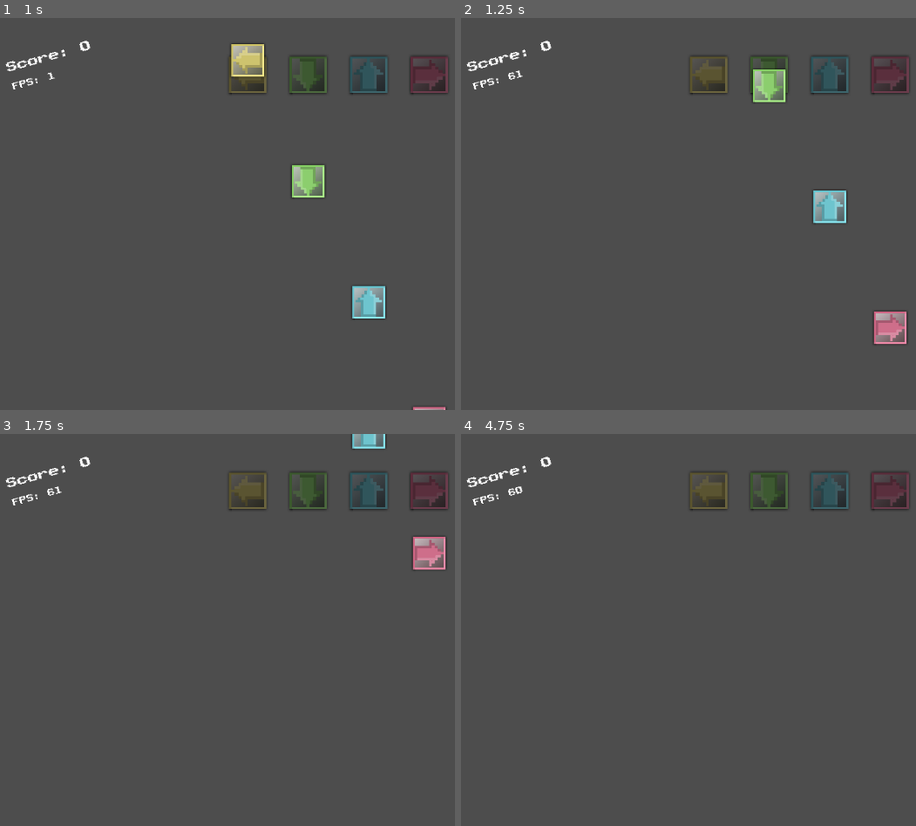
Above: before the commit, frames 1-4 (two rows, left to right).
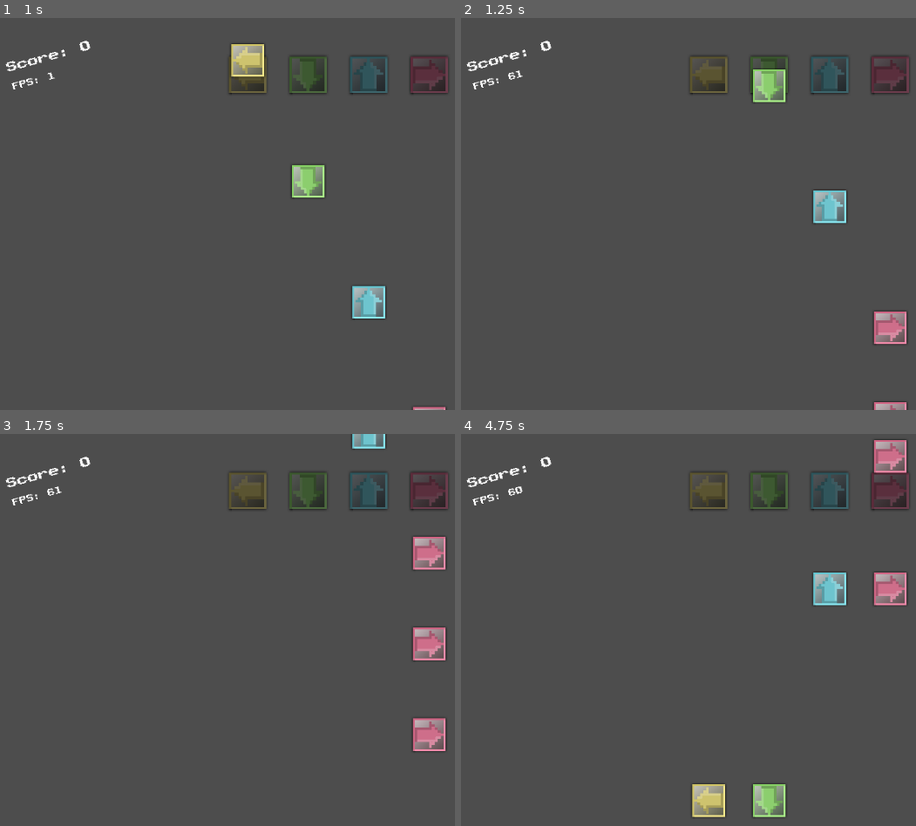
Above: after the commit, the same moments.

Repository: LudumSJB/The-Limited
Game: Godot game, scene res://scenes/RhythmMinigame.tscn
Two runs of this game, one before a commit and one after it. Both use one fixed random seed, a clock stepped at 60 frames per second and the inputs below. This scene is started directly instead of the project's main scene.
Inputs:
- Up to frame 1 (1 s): tap Enter (ui_accept) at 0.5, 0.77 s; hold D (right) from 0.53 s (still down); tap Space (action_button) at 0.6 s
- Up to frame 2 (1.25 s): keep holding D (right)
- Up to frame 3 (1.75 s): keep holding D (right); tap N (next_level) at 1.35 s; tap Enter (ui_accept) at 1.52 s
- Up to frame 4 (4.75 s): release D (right) at 2.03 s; hold A (left) 2.03-2.78 s; tap Space (action_button) at 2.1, 3.6 s; hold D (right) 2.78-4.28 s; tap N (next_level) at 2.85, 4.35 s; tap Enter (ui_accept) at 3.02, 3.77, 4.52 s; hold A (left) from 4.28 s (still down)

Frame 1 is identical in both runs. In frame 2, 0.2% of the frame differs, in the area x 90-98%, y 97-100%; in frame 3, 1.2%; in frame 4, 3.2%, in the area x 50-98%, y 1-98%.

Commit message:
rythmgame input mappings

Diff:
--- a/project.godot
+++ b/project.godot
@@ -60,26 +60,35 @@
 rhythmgame_left={
 "deadzone": 0.5,
 "events": [Object(InputEventKey,"resource_local_to_scene":false,"resource_name":"","device":-1,"window_id":0,"alt_pressed":false,"shift_pressed":false,"ctrl_pressed":false,"meta_pressed":false,"pressed":false,"keycode":0,"physical_keycode":68,"key_label":0,"unicode":100,"echo":false,"script":null)
+, Object(InputEventKey,"resource_local_to_scene":false,"resource_name":"","device":-1,"window_id":0,"alt_pressed":false,"shift_pressed":false,"ctrl_pressed":false,"meta_pressed":false,"pressed":false,"keycode":0,"physical_keycode":4194319,"key_label":0,"unicode":0,"echo":false,"script":null)
+, Object(InputEventKey,"resource_local_to_scene":false,"resource_name":"","device":-1,"window_id":0,"alt_pressed":false,"shift_pressed":false,"ctrl_pressed":false,"meta_pressed":false,"pressed":false,"keycode":0,"physical_keycode":4194442,"key_label":0,"unicode":52,"echo":false,"script":null)
 ]
 }
 rhythmgame_right={
 "deadzone": 0.5,
 "events": [Object(InputEventKey,"resource_local_to_scene":false,"resource_name":"","device":-1,"window_id":0,"alt_pressed":false,"shift_pressed":false,"ctrl_pressed":false,"meta_pressed":false,"pressed":false,"keycode":0,"physical_keycode":75,"key_label":0,"unicode":107,"echo":false,"script":null)
+, Object(InputEventKey,"resource_local_to_scene":false,"resource_name":"","device":-1,"window_id":0,"alt_pressed":false,"shift_pressed":false,"ctrl_pressed":false,"meta_pressed":false,"pressed":false,"keycode":0,"physical_keycode":4194321,"key_label":0,"unicode":0,"echo":false,"script":null)
+, Object(InputEventKey,"resource_local_to_scene":false,"resource_name":"","device":-1,"window_id":0,"alt_pressed":false,"shift_pressed":false,"ctrl_pressed":false,"meta_pressed":false,"pressed":false,"keycode":0,"physical_keycode":4194444,"key_label":0,"unicode":54,"echo":false,"script":null)
 ]
 }
 rhythmgame_down={
 "deadzone": 0.5,
 "events": [Object(InputEventKey,"resource_local_to_scene":false,"resource_name":"","device":-1,"window_id":0,"alt_pressed":false,"shift_pressed":false,"ctrl_pressed":false,"meta_pressed":false,"pressed":false,"keycode":0,"physical_keycode":70,"key_label":0,"unicode":102,"echo":false,"script":null)
+, Object(InputEventKey,"resource_local_to_scene":false,"resource_name":"","device":-1,"window_id":0,"alt_pressed":false,"shift_pressed":false,"ctrl_pressed":false,"meta_pressed":false,"pressed":false,"keycode":0,"physical_keycode":4194322,"key_label":0,"unicode":0,"echo":false,"script":null)
+, Object(InputEventKey,"resource_local_to_scene":false,"resource_name":"","device":-1,"window_id":0,"alt_pressed":false,"shift_pressed":false,"ctrl_pressed":false,"meta_pressed":false,"pressed":false,"keycode":0,"physical_keycode":4194440,"key_label":0,"unicode":50,"echo":false,"script":null)
 ]
 }
 rhythmgame_up={
 "deadzone": 0.5,
 "events": [Object(InputEventKey,"resource_local_to_scene":false,"resource_name":"","device":-1,"window_id":0,"alt_pressed":false,"shift_pressed":false,"ctrl_pressed":false,"meta_pressed":false,"pressed":false,"keycode":0,"physical_keycode":74,"key_label":0,"unicode":106,"echo":false,"script":null)
+, Object(InputEventKey,"resource_local_to_scene":false,"resource_name":"","device":-1,"window_id":0,"alt_pressed":false,"shift_pressed":false,"ctrl_pressed":false,"meta_pressed":false,"pressed":false,"keycode":0,"physical_keycode":4194320,"key_label":0,"unicode":0,"echo":false,"script":null)
+, Object(InputEventKey,"resource_local_to_scene":false,"resource_name":"","device":-1,"window_id":0,"alt_pressed":false,"shift_pressed":false,"ctrl_pressed":false,"meta_pressed":false,"pressed":false,"keycode":0,"physical_keycode":4194446,"key_label":0,"unicode":56,"echo":false,"script":null)
 ]
 }
 
 [layer_names]
 
+2d_physics/layer_1="minigame"
 2d_physics/layer_2="player"
 
 [rendering]
--- a/scenes/RhythmMinigame.tscn
+++ b/scenes/RhythmMinigame.tscn
@@ -119,7 +119,7 @@
 size = Vector2(1165, 20)
 
 [sub_resource type="CircleShape2D" id="CircleShape2D_vs5r6"]
-radius = 45.0
+radius = 25.0
 
 [node name="RhythmMinigame" type="CanvasLayer"]
 script = ExtResource("1_xjbte")
@@ -229,6 +229,7 @@
 
 [node name="HittableNote" type="Node2D" parent="RhythmGameHolder/Conductor"]
 position = Vector2(-150, 550)
+metadata/_edit_group_ = true
 
 [node name="HittableNote" type="Area2D" parent="RhythmGameHolder/Conductor/HittableNote"]
 metadata/hittable = false
@@ -238,10 +239,25 @@
 texture = ExtResource("4_l17yx")
 
 [node name="CollisionShape2D" type="CollisionShape2D" parent="RhythmGameHolder/Conductor/HittableNote/HittableNote"]
+shape = SubResource("CircleShape2D_vs5r6")
+
+[node name="HittableNote9" type="Node2D" parent="RhythmGameHolder/Conductor"]
+position = Vector2(-144, 2050)
+metadata/_edit_group_ = true
+
+[node name="HittableNote" type="Area2D" parent="RhythmGameHolder/Conductor/HittableNote9"]
+metadata/hittable = false
+
+[node name="Sprite2D" type="Sprite2D" parent="RhythmGameHolder/Conductor/HittableNote9/HittableNote"]
+scale = Vector2(0.8, 0.8)
+texture = ExtResource("4_l17yx")
+
+[node name="CollisionShape2D" type="CollisionShape2D" parent="RhythmGameHolder/Conductor/HittableNote9/HittableNote"]
 shape = SubResource("CircleShape2D_vs5r6")
 
 [node name="HittableNote2" type="Node2D" parent="RhythmGameHolder/Conductor"]
 position = Vector2(-50, 750)
+metadata/_edit_group_ = true
 
 [node name="HittableNote" type="Area2D" parent="RhythmGameHolder/Conductor/HittableNote2"]
 metadata/hittable = false
@@ -251,10 +267,25 @@
 texture = ExtResource("5_52atg")
 
 [node name="CollisionShape2D" type="CollisionShape2D" parent="RhythmGameHolder/Conductor/HittableNote2/HittableNote"]
+shape = SubResource("CircleShape2D_vs5r6")
+
+[node name="HittableNote8" type="Node2D" parent="RhythmGameHolder/Conductor"]
+position = Vector2(-50, 1850)
+metadata/_edit_group_ = true
+
+[node name="HittableNote" type="Area2D" parent="RhythmGameHolder/Conductor/HittableNote8"]
+metadata/hittable = false
+
+[node name="Sprite2D" type="Sprite2D" parent="RhythmGameHolder/Conductor/HittableNote8/HittableNote"]
+scale = Vector2(0.8, 0.8)
+texture = ExtResource("5_52atg")
+
+[node name="CollisionShape2D" type="CollisionShape2D" parent="RhythmGameHolder/Conductor/HittableNote8/HittableNote"]
 shape = SubResource("CircleShape2D_vs5r6")
 
 [node name="HittableNote3" type="Node2D" parent="RhythmGameHolder/Conductor"]
 position = Vector2(50, 950)
+metadata/_edit_group_ = true
 
 [node name="HittableNote" type="Area2D" parent="RhythmGameHolder/Conductor/HittableNote3"]
 metadata/hittable = false
@@ -264,10 +295,25 @@
 texture = ExtResource("6_p126d")
 
 [node name="CollisionShape2D" type="CollisionShape2D" parent="RhythmGameHolder/Conductor/HittableNote3/HittableNote"]
+shape = SubResource("CircleShape2D_vs5r6")
+
+[node name="HittableNote7" type="Node2D" parent="RhythmGameHolder/Conductor"]
+position = Vector2(50, 1650)
+metadata/_edit_group_ = true
+
+[node name="HittableNote" type="Area2D" parent="RhythmGameHolder/Conductor/HittableNote7"]
+metadata/hittable = false
+
+[node name="Sprite2D" type="Sprite2D" parent="RhythmGameHolder/Conductor/HittableNote7/HittableNote"]
+scale = Vector2(0.8, 0.8)
+texture = ExtResource("6_p126d")
+
+[node name="CollisionShape2D" type="CollisionShape2D" parent="RhythmGameHolder/Conductor/HittableNote7/HittableNote"]
 shape = SubResource("CircleShape2D_vs5r6")
 
 [node name="HittableNote4" type="Node2D" parent="RhythmGameHolder/Conductor"]
 position = Vector2(150, 1150)
+metadata/_edit_group_ = true
 
 [node name="HittableNote" type="Area2D" parent="RhythmGameHolder/Conductor/HittableNote4"]
 metadata/hittable = false
@@ -277,6 +323,146 @@
 texture = ExtResource("7_c7hc3")
 
 [node name="CollisionShape2D" type="CollisionShape2D" parent="RhythmGameHolder/Conductor/HittableNote4/HittableNote"]
+shape = SubResource("CircleShape2D_vs5r6")
+
+[node name="HittableNote10" type="Node2D" parent="RhythmGameHolder/Conductor"]
+position = Vector2(-150, 2281)
+metadata/_edit_group_ = true
+
+[node name="HittableNote" type="Area2D" parent="RhythmGameHolder/Conductor/HittableNote10"]
+metadata/hittable = false
+
+[node name="Sprite2D" type="Sprite2D" parent="RhythmGameHolder/Conductor/HittableNote10/HittableNote"]
+scale = Vector2(0.8, 0.8)
+texture = ExtResource("4_l17yx")
+
+[node name="CollisionShape2D" type="CollisionShape2D" parent="RhythmGameHolder/Conductor/HittableNote10/HittableNote"]
+shape = SubResource("CircleShape2D_vs5r6")
+
+[node name="HittableNote17" type="Node2D" parent="RhythmGameHolder/Conductor"]
+position = Vector2(-150, 3450)
+metadata/_edit_group_ = true
+
+[node name="HittableNote" type="Area2D" parent="RhythmGameHolder/Conductor/HittableNote17"]
+metadata/hittable = false
+
+[node name="Sprite2D" type="Sprite2D" parent="RhythmGameHolder/Conductor/HittableNote17/HittableNote"]
+scale = Vector2(0.8, 0.8)
+texture = ExtResource("4_l17yx")
+
+[node name="CollisionShape2D" type="CollisionShape2D" parent="RhythmGameHolder/Conductor/HittableNote17/HittableNote"]
+shape = SubResource("CircleShape2D_vs5r6")
+
+[node name="HittableNote11" type="Node2D" parent="RhythmGameHolder/Conductor"]
+position = Vector2(-50, 2481)
+metadata/_edit_group_ = true
+
+[node name="HittableNote" type="Area2D" parent="RhythmGameHolder/Conductor/HittableNote11"]
+metadata/hittable = false
+
+[node name="Sprite2D" type="Sprite2D" parent="RhythmGameHolder/Conductor/HittableNote11/HittableNote"]
+scale = Vector2(0.8, 0.8)
+texture = ExtResource("5_52atg")
+
+[node name="CollisionShape2D" type="CollisionShape2D" parent="RhythmGameHolder/Conductor/HittableNote11/HittableNote"]
+shape = SubResource("CircleShape2D_vs5r6")
+
+[node name="HittableNote16" type="Node2D" parent="RhythmGameHolder/Conductor"]
+position = Vector2(-50, 3450)
+metadata/_edit_group_ = true
+
+[node name="HittableNote" type="Area2D" parent="RhythmGameHolder/Conductor/HittableNote16"]
+metadata/hittable = false
+
+[node name="Sprite2D" type="Sprite2D" parent="RhythmGameHolder/Conductor/HittableNote16/HittableNote"]
+scale = Vector2(0.8, 0.8)
+texture = ExtResource("5_52atg")
+
+[node name="CollisionShape2D" type="CollisionShape2D" parent="RhythmGameHolder/Conductor/HittableNote16/HittableNote"]
+shape = SubResource("CircleShape2D_vs5r6")
+
+[node name="HittableNote12" type="Node2D" parent="RhythmGameHolder/Conductor"]
+position = Vector2(50, 2681)
+metadata/_edit_group_ = true
+
+[node name="HittableNote" type="Area2D" parent="RhythmGameHolder/Conductor/HittableNote12"]
+metadata/hittable = false
+
+[node name="Sprite2D" type="Sprite2D" parent="RhythmGameHolder/Conductor/HittableNote12/HittableNote"]
+scale = Vector2(0.8, 0.8)
+texture = ExtResource("6_p126d")
+
+[node name="CollisionShape2D" type="CollisionShape2D" parent="RhythmGameHolder/Conductor/HittableNote12/HittableNote"]
+shape = SubResource("CircleShape2D_vs5r6")
+
+[node name="HittableNote15" type="Node2D" parent="RhythmGameHolder/Conductor"]
+position = Vector2(50, 3100)
+metadata/_edit_group_ = true
+
+[node name="HittableNote" type="Area2D" parent="RhythmGameHolder/Conductor/HittableNote15"]
+metadata/hittable = false
+
+[node name="Sprite2D" type="Sprite2D" parent="RhythmGameHolder/Conductor/HittableNote15/HittableNote"]
+scale = Vector2(0.8, 0.8)
+texture = ExtResource("6_p126d")
+
+[node name="CollisionShape2D" type="CollisionShape2D" parent="RhythmGameHolder/Conductor/HittableNote15/HittableNote"]
+shape = SubResource("CircleShape2D_vs5r6")
+
+[node name="HittableNote13" type="Node2D" parent="RhythmGameHolder/Conductor"]
+position = Vector2(150, 2881)
+metadata/_edit_group_ = true
+
+[node name="HittableNote" type="Area2D" parent="RhythmGameHolder/Conductor/HittableNote13"]
+metadata/hittable = false
+
+[node name="Sprite2D" type="Sprite2D" parent="RhythmGameHolder/Conductor/HittableNote13/HittableNote"]
+scale = Vector2(0.8, 0.8)
+texture = ExtResource("7_c7hc3")
+
+[node name="CollisionShape2D" type="CollisionShape2D" parent="RhythmGameHolder/Conductor/HittableNote13/HittableNote"]
+shape = SubResource("CircleShape2D_vs5r6")
+
+[node name="HittableNote14" type="Node2D" parent="RhythmGameHolder/Conductor"]
+position = Vector2(150, 3100)
+metadata/_edit_group_ = true
+
+[node name="HittableNote" type="Area2D" parent="RhythmGameHolder/Conductor/HittableNote14"]
+metadata/hittable = false
+
+[node name="Sprite2D" type="Sprite2D" parent="RhythmGameHolder/Conductor/HittableNote14/HittableNote"]
+scale = Vector2(0.8, 0.8)
+texture = ExtResource("7_c7hc3")
+
+[node name="CollisionShape2D" type="CollisionShape2D" parent="RhythmGameHolder/Conductor/HittableNote14/HittableNote"]
+shape = SubResource("CircleShape2D_vs5r6")
+
+[node name="HittableNote5" type="Node2D" parent="RhythmGameHolder/Conductor"]
+position = Vector2(150, 1300)
+metadata/_edit_group_ = true
+
+[node name="HittableNote" type="Area2D" parent="RhythmGameHolder/Conductor/HittableNote5"]
+metadata/hittable = false
+
+[node name="Sprite2D" type="Sprite2D" parent="RhythmGameHolder/Conductor/HittableNote5/HittableNote"]
+scale = Vector2(0.8, 0.8)
+texture = ExtResource("7_c7hc3")
+
+[node name="CollisionShape2D" type="CollisionShape2D" parent="RhythmGameHolder/Conductor/HittableNote5/HittableNote"]
+shape = SubResource("CircleShape2D_vs5r6")
+
+[node name="HittableNote6" type="Node2D" parent="RhythmGameHolder/Conductor"]
+position = Vector2(150, 1450)
+metadata/_edit_group_ = true
+
+[node name="HittableNote" type="Area2D" parent="RhythmGameHolder/Conductor/HittableNote6"]
+metadata/hittable = false
+
+[node name="Sprite2D" type="Sprite2D" parent="RhythmGameHolder/Conductor/HittableNote6/HittableNote"]
+scale = Vector2(0.8, 0.8)
+texture = ExtResource("7_c7hc3")
+
+[node name="CollisionShape2D" type="CollisionShape2D" parent="RhythmGameHolder/Conductor/HittableNote6/HittableNote"]
 shape = SubResource("CircleShape2D_vs5r6")
 
 [node name="UIHolder" type="Control" parent="."]
--- a/scripts/RhythmMinigameManager.gd
+++ b/scripts/RhythmMinigameManager.gd
@@ -3,6 +3,8 @@
 signal NoteHit
 signal NoteMiss
 signal PlayerLoss
+
+@onready var music = $Music
 
 @export var playerScore = 0
 @export var playerMisses = 0
@@ -14,6 +16,7 @@
 
 func _ready():
 	root = get_tree().root.get_child(0)
+	music.play()
 	if root.name != "root":
 		root = null
 	else:
